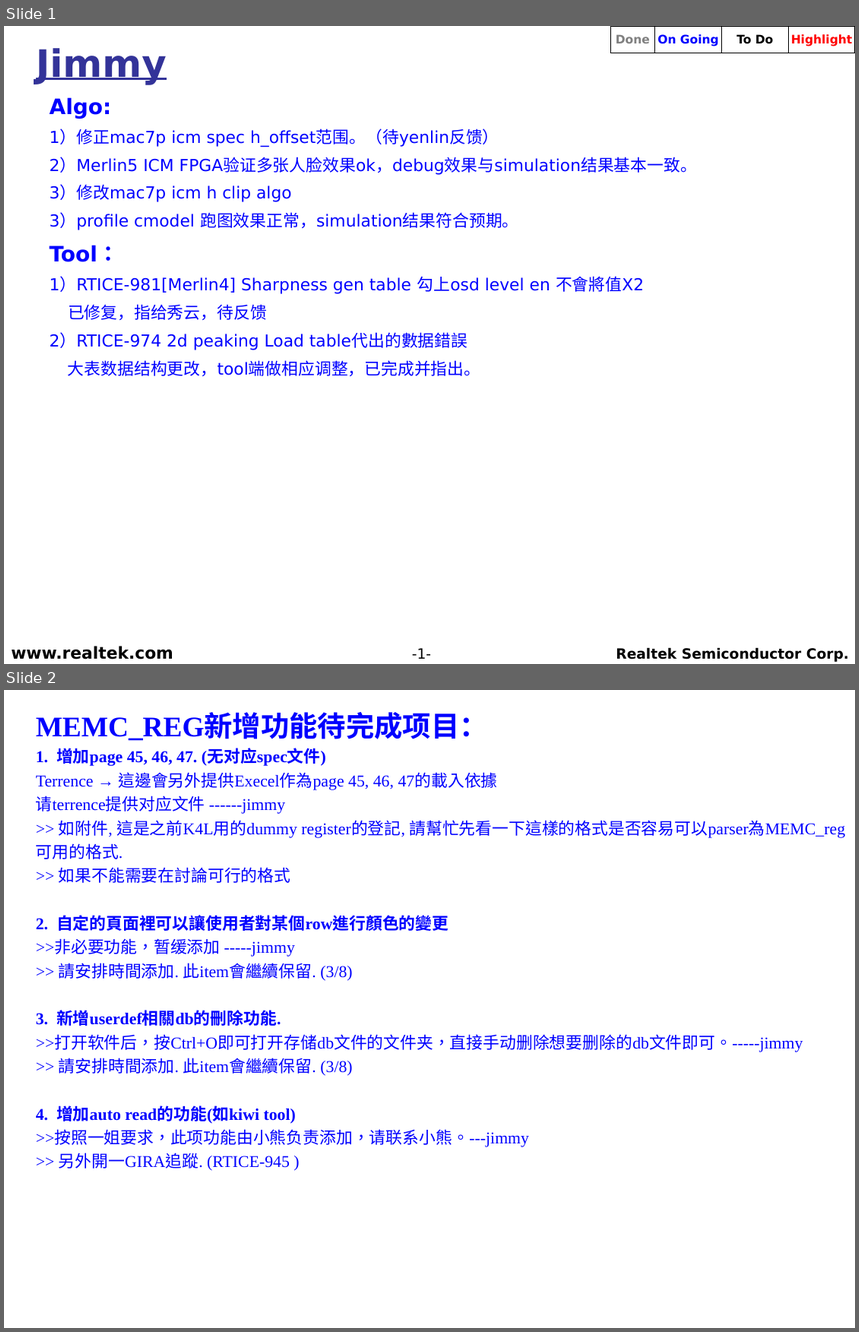
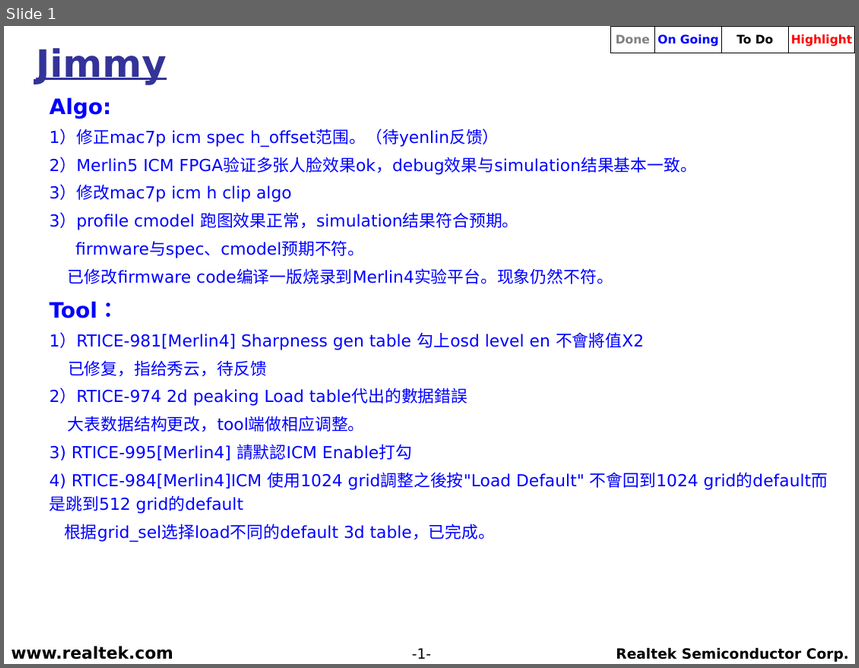
Before and after one commit to weicun581/Weekly_report, a slide deck: 2019年4月/RS_TV_SD_(Jimmy)_20190402.ppt. Shown one above the other, each under a label of ours: slides 1 and 2 before the commit, slide 1 after it. The pictures are 859x1332 and 859x668 pixels, drawn with LibreOffice and Linux fonts; fonts in the diff are those of the drawing; background and template pictures are left out. Boxes give left, top, right and bottom in pixels: in the first picture for what was removed or moved away, otherwise in the second. Text is boxed around its words. In the diff, an @@ line names an element or a change of style, - is before the commit and + after.

```diff
--- a/2019年4月/RS_TV_SD_(Jimmy)_20190402.ppt
+++ b/2019年4月/RS_TV_SD_(Jimmy)_20190402.ppt
@@ slide 2 removed at bbox=[4, 690, 855, 1328], background picture (left out) @@
@@ text removed at bbox=[36, 714, 845, 1171] @@
-  MEMC_REG新增功能待完成项目：
-  1. 增加page 45, 46, 47. (无对应spec文件)
-  Terrence → 這邊會另外提供Execel作為page 45, 46, 47的載入依據
-  请terrence提供对应文件 ------jimmy
-  >> 如附件, 這是之前K4L用的dummy register的登記, 請幫忙先看一下這樣的格式是否容易可以parser為MEMC_reg可用的格式.
-  >> 如果不能需要在討論可行的格式
-  2. 自定的頁面裡可以讓使用者對某個row進行顏色的變更
-  >>非必要功能，暂缓添加 -----jimmy
-  >> 請安排時間添加. 此item會繼續保留. (3/8)
-  3. 新增userdef相關db的刪除功能.
-  >>打开软件后，按Ctrl+O即可打开存储db文件的文件夹，直接手动删除想要删除的db文件即可。-----jimmy
-  >> 請安排時間添加. 此item會繼續保留. (3/8)
-  4. 增加auto read的功能(如kiwi tool)
-  >>按照一姐要求，此项功能由小熊负责添加，请联系小熊。---jimmy
-  >> 另外開一GIRA追蹤. (RTICE-945 )
@@ slide 1 changed as well @@
@@ text at bbox=[68, 241, 614, 284]: paragraphs added @@
+  firmware与spec、cmodel预期不符。
+  已修改firmware code编译一版烧录到Merlin4实验平台。现象仍然不符。
@@ text at bbox=[50, 416, 699, 542]: text changed @@
-  大表数据结构更改，tool端做相应调整，已完成并指出。
+  大表数据结构更改，tool端做相应调整。
+  3) RTICE-995[Merlin4] 請默認ICM Enable打勾
+  4) RTICE-984[Merlin4]ICM 使用1024 grid調整之後按"Load Default" 不會回到1024 grid的default而是跳到512 grid的default
+  根据grid_sel选择load不同的default 3d table，已完成。
```
Also in this commit, not shown: 1 slide added, 1 other file.
